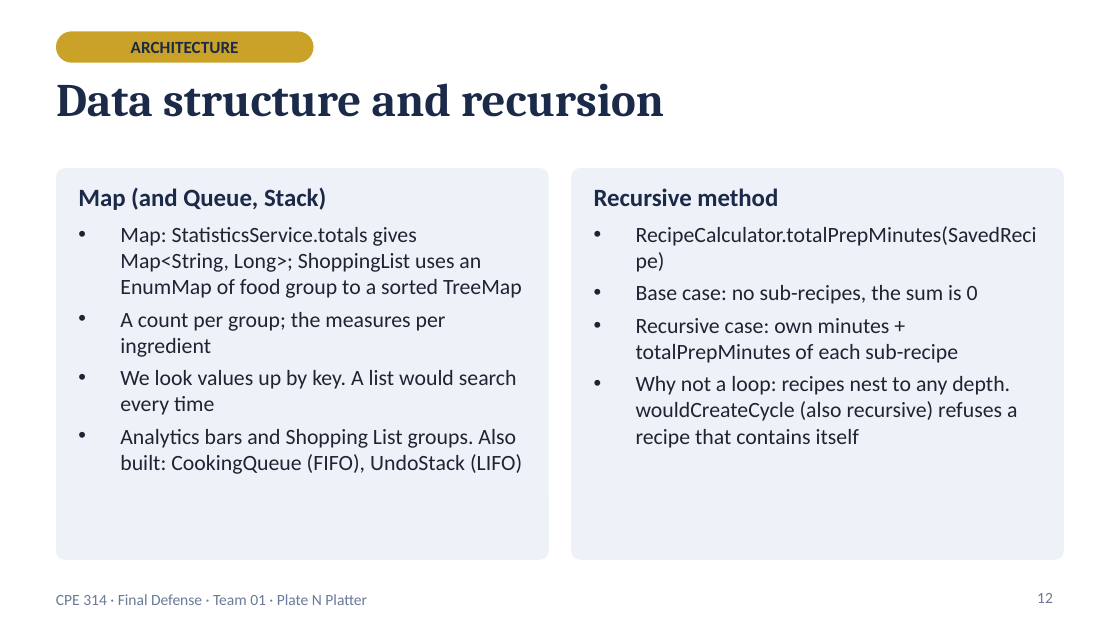
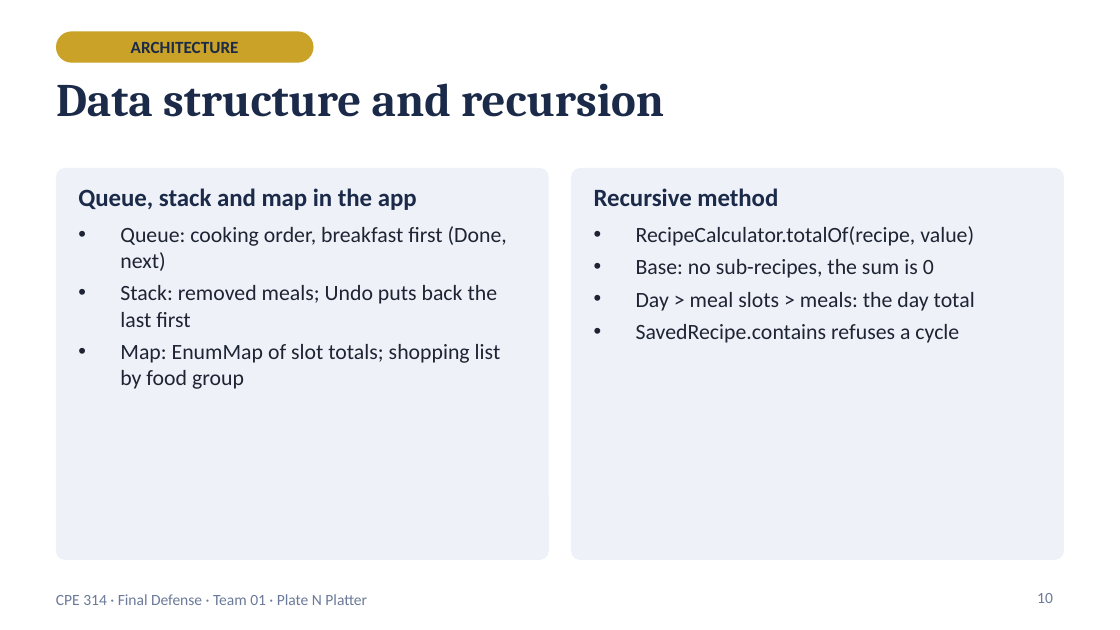
Before and after one commit to Kimonooo/cpe314-69167-capstoneteam-Meal_plannerGroup1, a slide deck: slide 10 of docs/PlateNPlatter_Final_Defense.pptx (slide 12 before the commit). Drawn at 1120x630 pixels with LibreOffice and Linux fonts; fonts in the diff are those of the drawing. Boxes give left, top, right and bottom in pixels: in the first picture for what was removed or moved away, otherwise in the second. Text is boxed around its words. In the diff, an @@ line names an element or a change of style, - is before the commit and + after.

```diff
--- a/docs/PlateNPlatter_Final_Defense.pptx
+++ b/docs/PlateNPlatter_Final_Defense.pptx
@@ text at [78,188,507,389]: text changed @@
-Map (and Queue, Stack)
-• Map: StatisticsService.totals gives Map<String, Long>; ShoppingList uses an EnumMap of food group to a sorted TreeMap
-• A count per group; the measures per ingredient
-• We look values up by key. A list would search every time
-• Analytics bars and Shopping List groups. Also built: CookingQueue (FIFO), UndoStack (LIFO)
+Queue, stack and map in the app
+• Queue: cooking order, breakfast first (Done, next)
+• Stack: removed meals; Undo puts back the last first
+• Map: EnumMap of slot totals; shopping list by food group
@@ text at [636,226,975,343]: text changed @@
-• RecipeCalculator.totalPrepMinutes(SavedRecipe)
-• Base case: no sub-recipes, the sum is 0
-• Recursive case: own minutes + totalPrepMinutes of each sub-recipe
-• Why not a loop: recipes nest to any depth. wouldCreateCycle (also recursive) refuses a recipe that contains itself
+• RecipeCalculator.totalOf(recipe, value)
+• Base: no sub-recipes, the sum is 0
+• Day > meal slots > meals: the day total
+• SavedRecipe.contains refuses a cycle
@@ page number at [1037,593,1053,603]: text changed @@
-12
+10
```
Also in this commit, not shown: 17 other slides changed, 3 slides removed, 4 other files.
